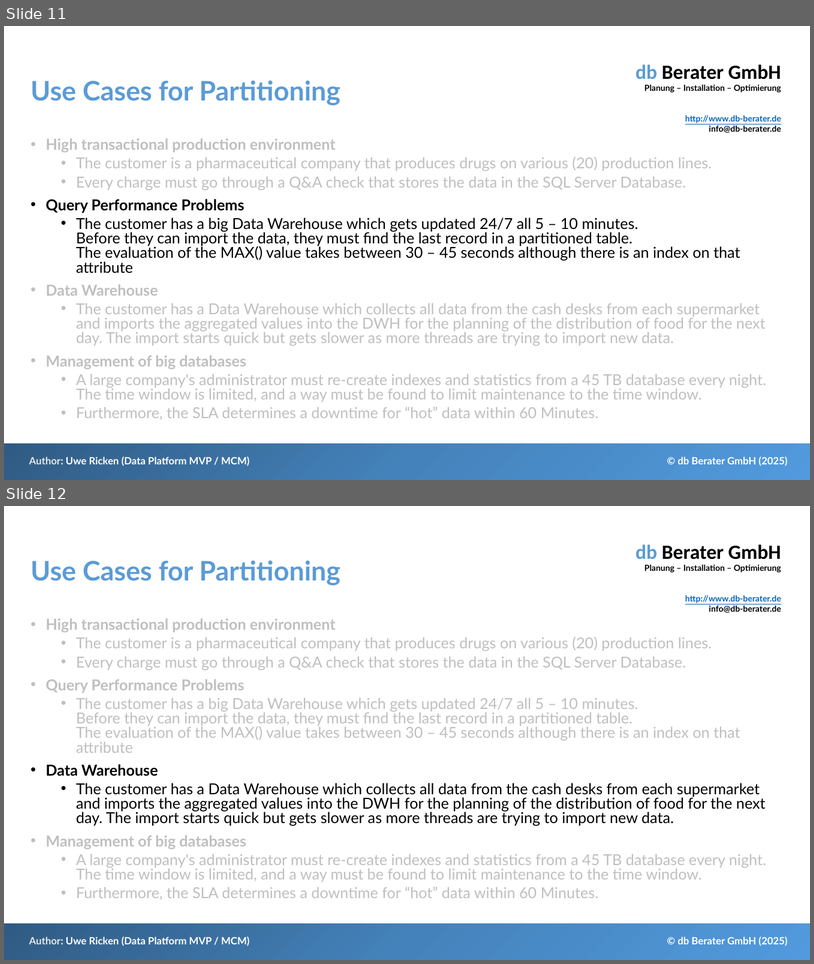
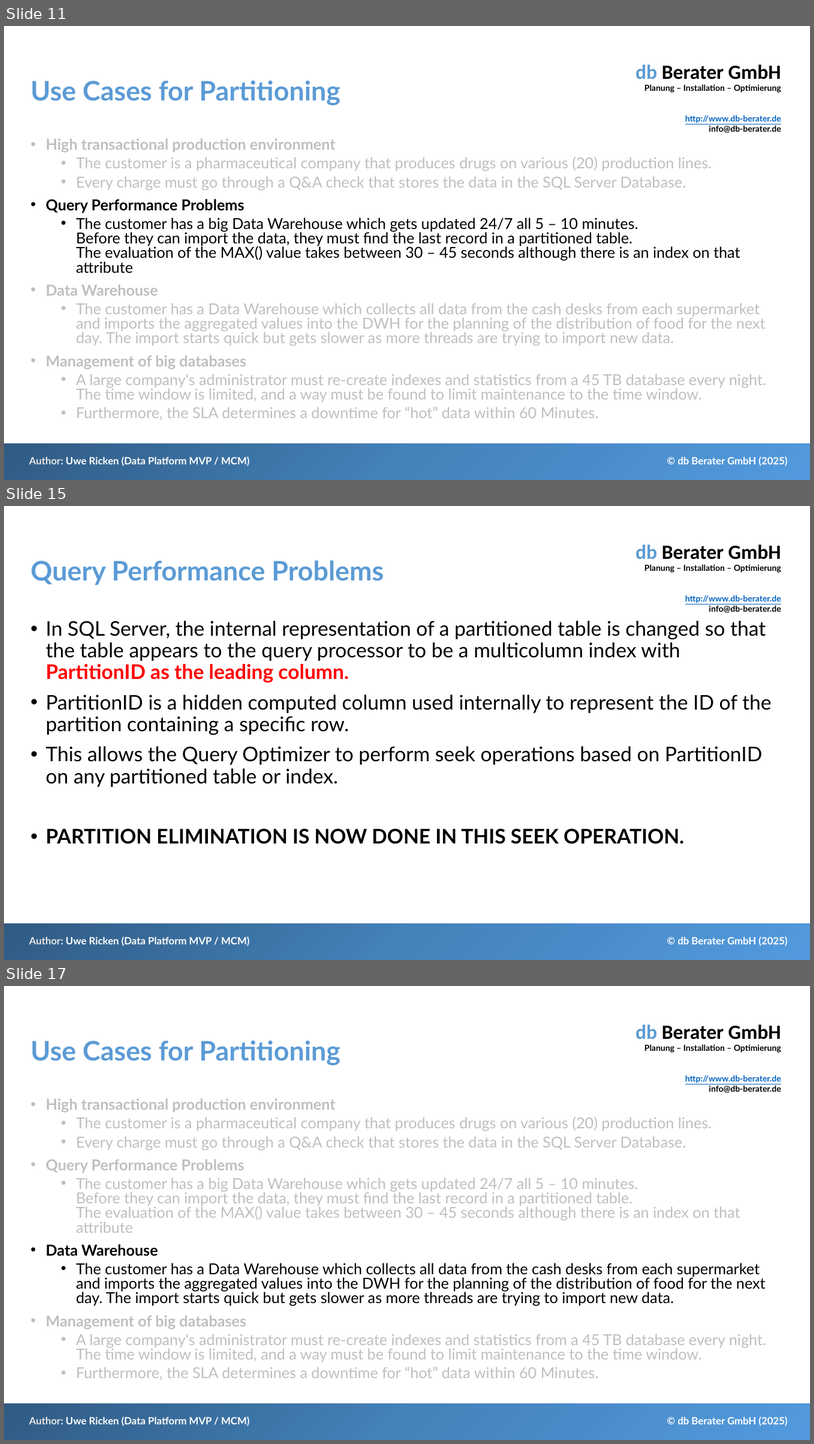
Before and after one commit to db-berater/SQL-Server-Partitioning-for-Data-Management, a slide deck: 01 - Documents and Preparation/SQL Server Partitioning - Speed up your workload.pptx. Shown one above the other, each under a label of ours: slides 11 and 12 before the commit, slides 11, 15 and 17 after it; the slides between them are not shown. The pictures are 814x964 and 814x1444 pixels, drawn with LibreOffice and Linux fonts; fonts in the diff are those of the drawing. Boxes give left, top, right and bottom in pixels: in the first picture for what was removed or moved away, otherwise in the second. Text is boxed around its words. In the diff, an @@ line names an element or a change of style, - is before the commit and + after.

```diff
--- a/01 - Documents and Preparation/SQL Server Partitioning - Speed up your workload.pptx
+++ b/01 - Documents and Preparation/SQL Server Partitioning - Speed up your workload.pptx
@@ slide 15 added at bbox=[4, 506, 810, 960], background #FFFFFF; not listed: 4 template elements that a slide beside it also shows @@
@@ title added at bbox=[30, 560, 384, 585], 32 pt, text #5B9BD5, bold @@
+Query Performance Problems
@@ text added at bbox=[46, 621, 772, 844], 24 pt, text #000000 @@
+• In SQL Server, the internal representation of a partitioned table is changed so that the table appears to the query processor to be a multicolumn index with PartitionID as the leading column.
+• PartitionID is a hidden computed column used internally to represent the ID of the partition containing a specific row.
+• This allows the Query Optimizer to perform seek operations based on PartitionID on any partitioned table or index.
+• PARTITION ELIMINATION IS NOW DONE IN THIS SEEK OPERATION.
@@ what was slide 12 is now slide 17 @@
```
Also in this commit, not shown: 3 slides changed, 6 other slides added, 6 other files.
